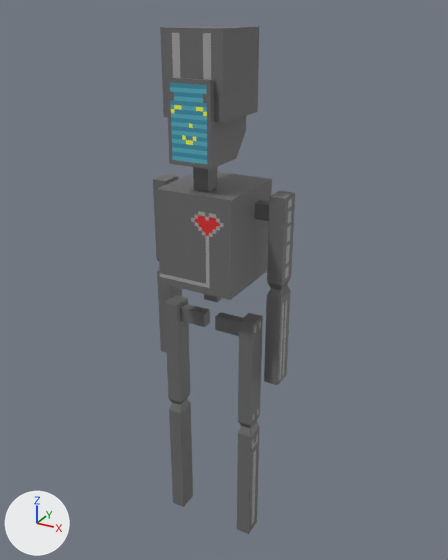
Renders of the glTF model Blender Models/RobotPrototype/Robot_Prototype.glb from each side of a commit.
The view is the same before and after, from a 50 mm camera at (5.96, -10.61, 11.55) aimed at (0.04, 0.15, 6.18). Every picture has the same lights, and +X, +Y and +Z are marked at lower left. Vertices at the same position are counted once.

Names of what the first picture shows: 'Head', 'LeftArm', 'LeftLeg', 'Neck', 'RightArm', 'RightLeg', 'Torso', 'Waist'.
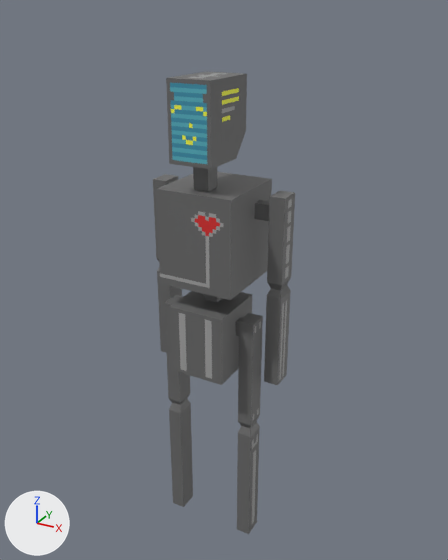
The newer file is also turned or shifted as a whole; pictures and numbers use the older file's frame.

Changed parts and their boxes (x1, y1, x2, y2) in the pictures (448 x 560 px):
'Waist', mesh moved
    before: (160, 26, 259, 122)
    after: (169, 291, 252, 385)

Patch to the scene script:
```diff
--- a/Blender Models/RobotPrototype/Robot_Prototype.glb.py
+++ b/Blender Models/RobotPrototype/Robot_Prototype.glb.py
@@ me_cube_001 @@
 me_cube_001.from_pydata(...)  # 8 vertices, 12 faces; spans x -0.62..0.62, y -0.81..0.56, z 4.48..6.0
 # used by ob_waist; location = (0.0, -0.13, 5.24)
+# me_cube_001 part 1: the whole mesh is moved by (0.0, -0.07, -5.36)
 me_cube_001.materials.append(mat_robotprototypetexturematerial)
```
